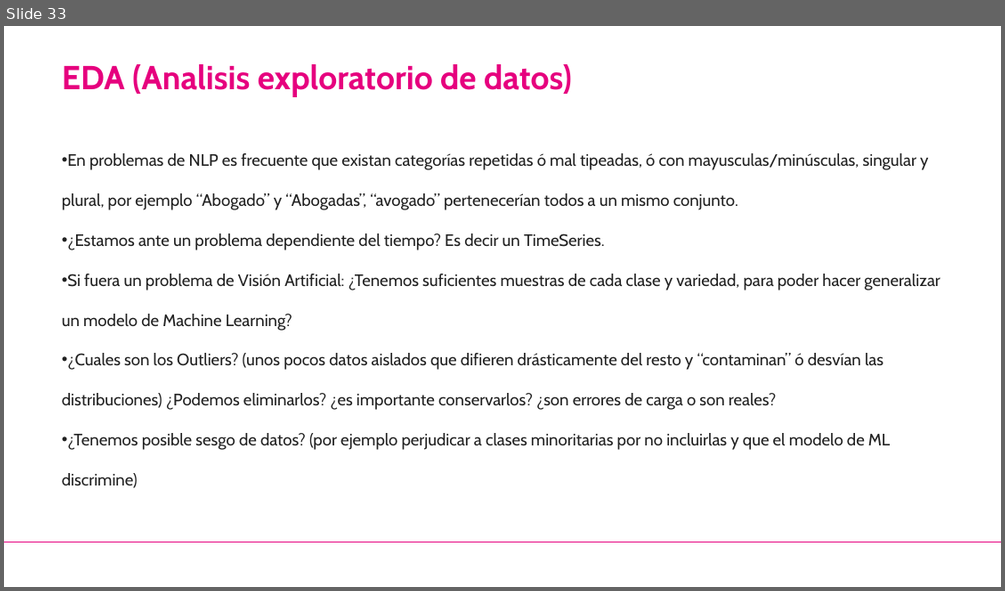
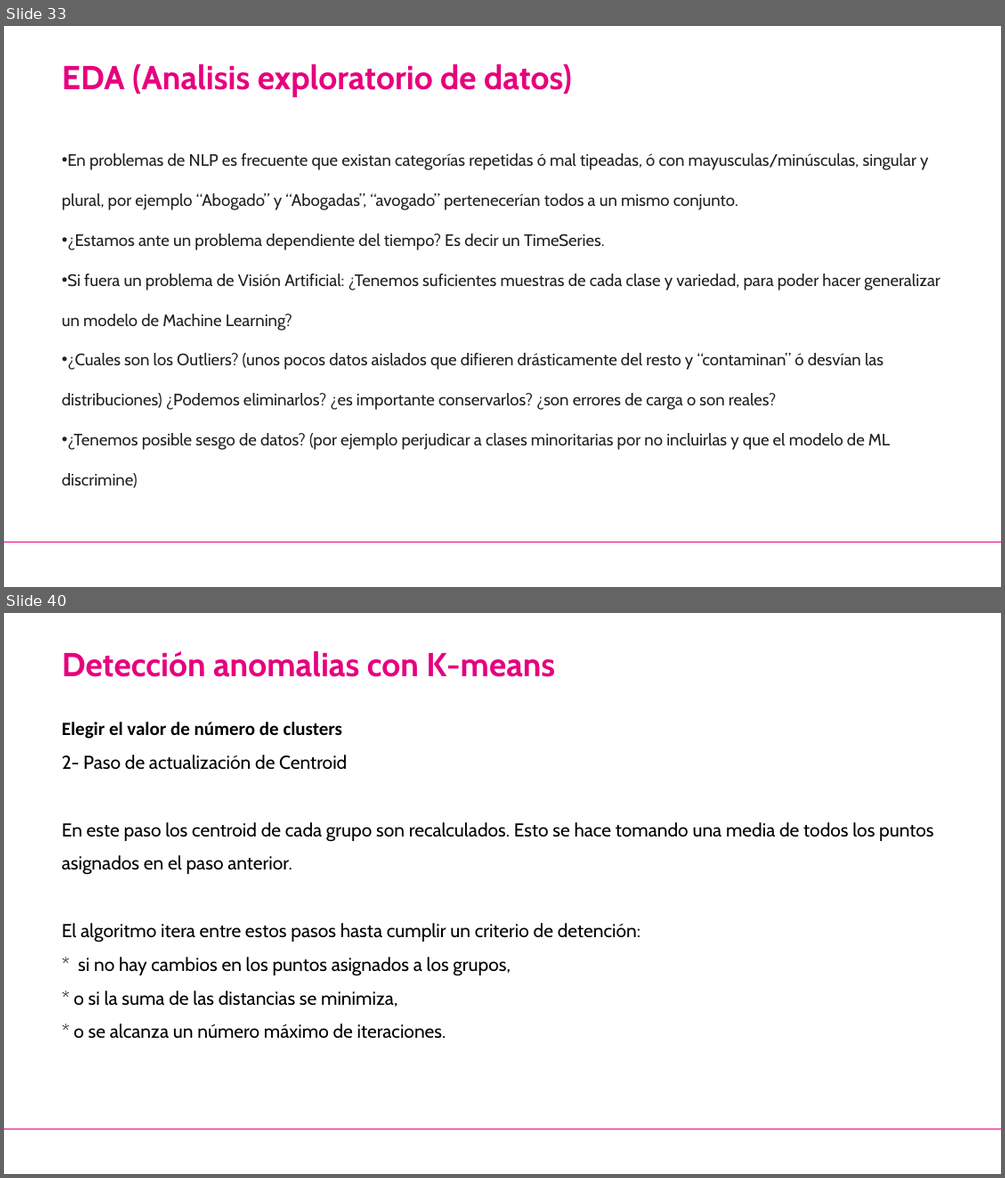
Before and after one commit to jorcapla/UE_proyecto_bigdata, a slide deck: Detección de anomalias/Deteccion_Anomalias.pptx. Shown one above the other, each under a label of ours: slide 33 before the commit, slides 33 and 40 after it; the slides between them are not shown. The pictures are 1005x591 and 1005x1178 pixels, drawn with LibreOffice and Linux fonts; fonts in the diff are those of the drawing; background and template pictures are left out. Boxes give left, top, right and bottom in pixels: in the first picture for what was removed or moved away, otherwise in the second. Text is boxed around its words. In the diff, an @@ line names an element or a change of style, - is before the commit and + after.

```diff
--- a/Detección de anomalias/Deteccion_Anomalias.pptx
+++ b/Detección de anomalias/Deteccion_Anomalias.pptx
@@ slide 40 added at [4, 613, 1001, 1174], background #FFFFFF; not listed: 1 template element that a slide beside it also shows @@
@@ text added at [62, 651, 555, 677], 32 pt, text #E6007E, bold @@
+Detección anomalias con K-means
@@ text added at [62, 722, 934, 1038], 18 pt, text #000000 @@
+Elegir el valor de número de clusters
+2- Paso de actualización de Centroid
+En este paso los centroid de cada grupo son recalculados. Esto se hace tomando una media de todos los puntos asignados en el paso anterior.
+El algoritmo itera entre estos pasos hasta cumplir un criterio de detención:
+* si no hay cambios en los puntos asignados a los grupos,
+* o si la suma de las distancias se minimiza,
+* o se alcanza un número máximo de iteraciones.
```
Also in this commit, not shown: 17 other slides added, 18 other files.
